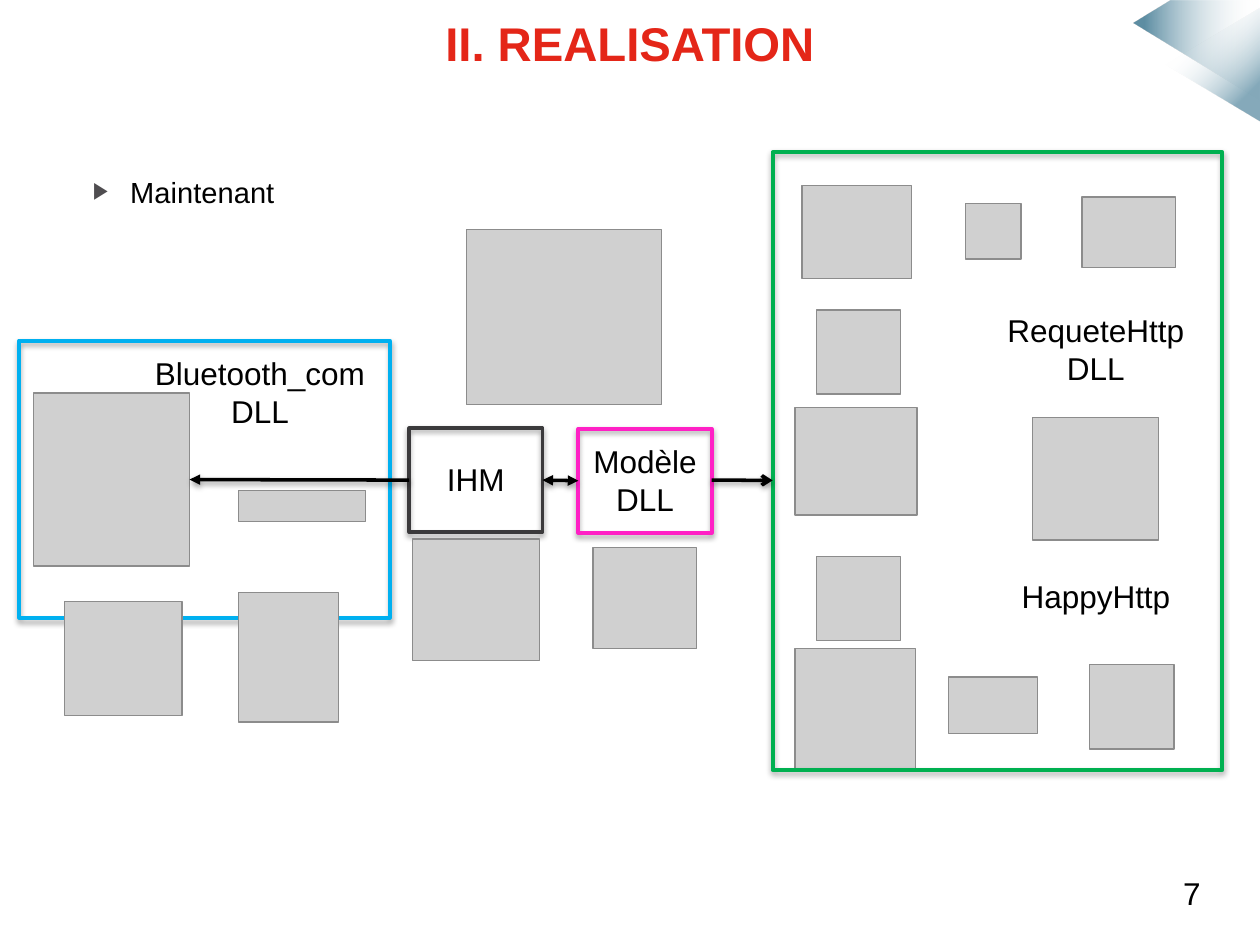
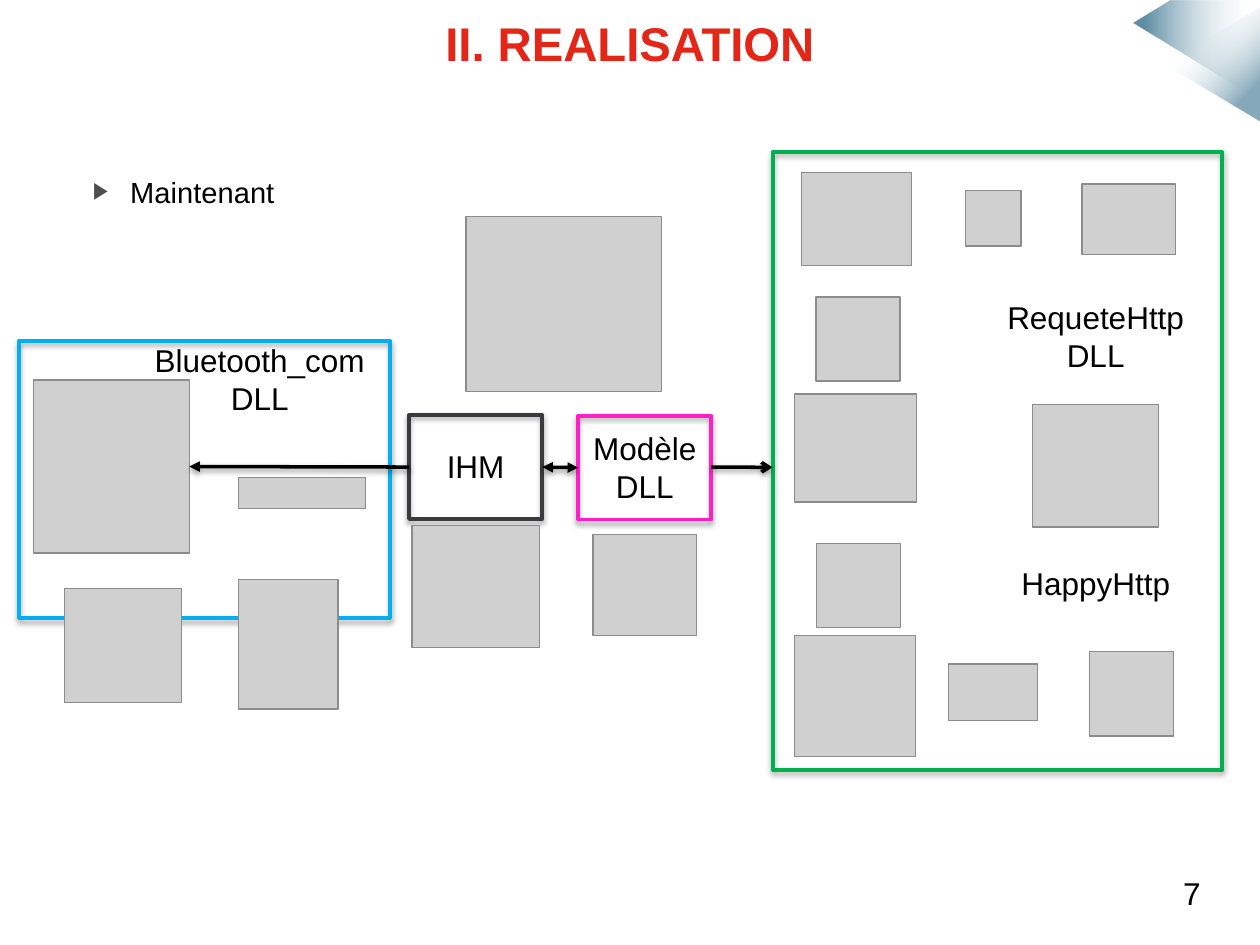
Before and after one commit to mmeven/EP_Domotique_Tablette, a slide deck: slide 10 of Rendu/Diapo_soutenance.pptx. Drawn at 1260x945 pixels with LibreOffice and Linux fonts; fonts in the diff are those of the drawing; grey boxes stand for pictures; background and template pictures are left out. Boxes give left, top, right and bottom in pixels: in the first picture for what was removed or moved away, otherwise in the second. Text is boxed around its words. In the diff, an @@ line names an element or a change of style, - is before the commit and + after.

```diff
--- a/Rendu/Diapo_soutenance.pptx
+++ b/Rendu/Diapo_soutenance.pptx
@@ 5 pictures, 2 rectangles: place and size @@
-5 pictures, 2 rectangles at [34,185,912,722]
+5 pictures, 2 rectangles at [34,173,911,709]
@@ 12 pictures, 5 texts, 2 arrows, 1 double arrow: place and size @@
-12 pictures, 5 texts, 2 arrows, 1 double arrow at [64,197,1184,770]
+12 pictures, 5 texts, 2 arrows, 1 double arrow at [64,184,1184,757]
```
Also in this commit, not shown: 4 other slides changed, 4 slides added, 1 slide removed.
